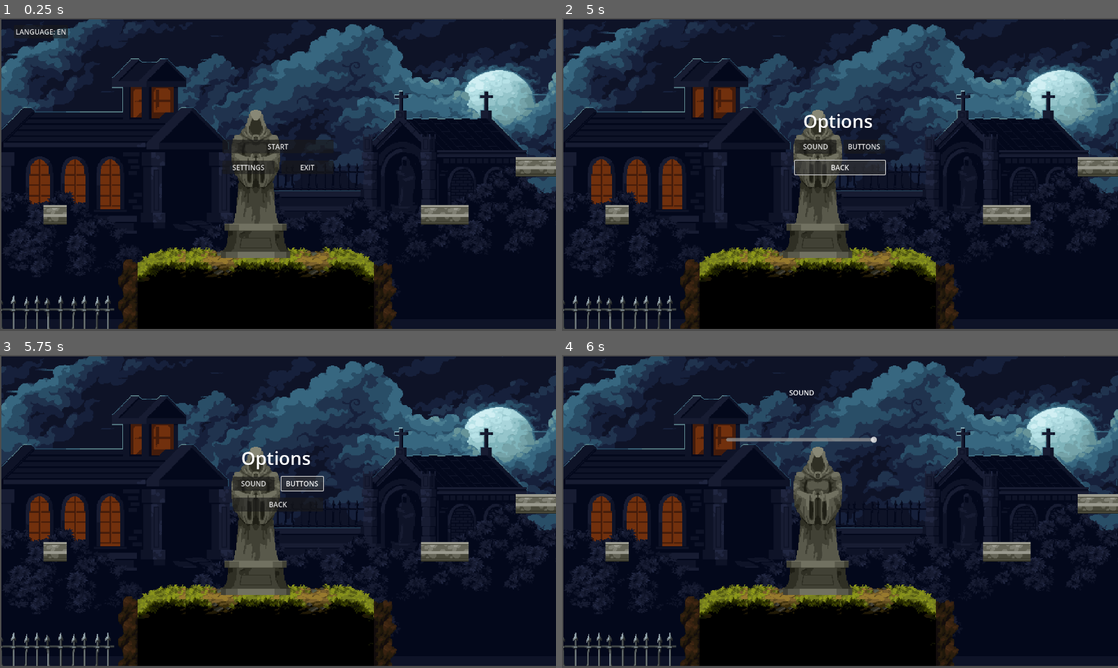
Above: before the commit, frames 1-4 (two rows, left to right).
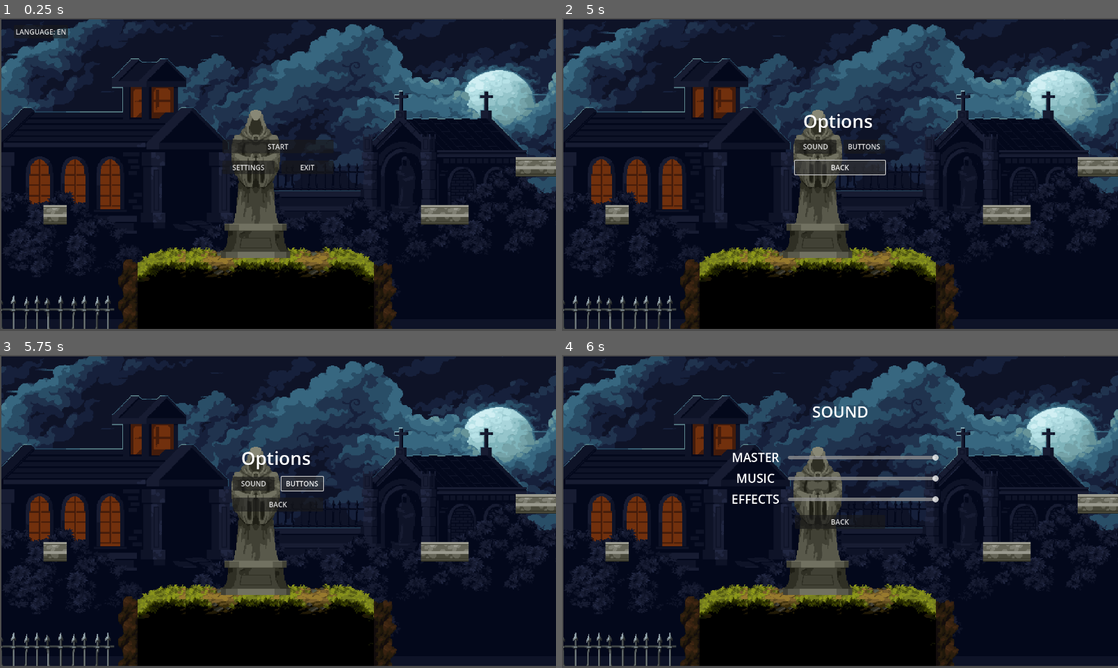
Above: after the commit, the same moments.

Repository: Raphaeldk4/IntoDarkness
Game: Godot game, scene res://scenes/main_menu.tscn
Two runs of this game, one before a commit and one after it. Both use one fixed random seed, a clock stepped at 60 frames per second and the inputs below.
Inputs:
- Up to frame 1 (0.25 s): no input
- Up to frame 2 (5 s): click "LANGUAGE: EN" at 0.5 s; click "LANGUE: FR" at 1.25 s; click "START" at 2 s; click "START" at 2.75 s; click "SETTINGS" at 3.5 s; click "BACK" at 4.25 s
- Up to frame 3 (5.75 s): click "BUTTONS" at 5 s
- Up to frame 4 (6 s): click "SOUND" at 5.75 s

Frames 1-3 are identical in both runs. In frame 4, 2.0% of the frame differs, in the area x 29-68%, y 11-56%.

Commit message:
settings linked

Diff:
--- a/Scripts/main_menu.gd
+++ b/Scripts/main_menu.gd
@@ -11,9 +11,13 @@
 	$HUD/mainMenuHud.get_node("exit").pressed.connect(exitGame)
 	$HUD/mainMenuHud.get_node("language").pressed.connect(changeLanguage)
 
+
 	#connect settings menu buttons
 	$HUD/settings.get_node("sound").pressed.connect(openSound)
 	$HUD/settings.get_node("back").pressed.connect(back)
+
+	#connect sound settings
+	$HUD/sound.get_node("back").pressed.connect(backSound)
 
 
 
@@ -49,3 +53,7 @@
 	else:
 		TranslationServer.set_locale("en")
 		isEnglish = true
+#settings menu settings
+func backSound():
+	$HUD/settings.visible = true
+	$HUD/sound.visible = false
--- a/scenes/sound.tscn
+++ b/scenes/sound.tscn
@@ -5,10 +5,16 @@
 [node name="sound" type="CanvasLayer"]
 
 [node name="sound" type="Label" parent="."]
-offset_left = 523.0
-offset_top = 75.0
-offset_right = 571.0
-offset_bottom = 98.0
+anchors_preset = 5
+anchor_left = 0.5
+anchor_right = 0.5
+offset_left = -54.0
+offset_top = 105.0
+offset_right = 54.0
+offset_bottom = 155.0
+grow_horizontal = 2
+size_flags_horizontal = 4
+theme_override_font_sizes/font_size = 36
 text = "sound"
 
 [node name="Control" type="Control" parent="."]
@@ -20,11 +26,63 @@
 
 [node name="HSlider" type="HSlider" parent="Control"]
 layout_mode = 0
-offset_left = 378.0
-offset_top = 143.0
-offset_right = 726.0
-offset_bottom = 248.0
+offset_left = 520.0
+offset_top = 184.0
+offset_right = 868.0
+offset_bottom = 289.0
 min_value = -30.0
 max_value = 0.0
 
+[node name="music" type="HSlider" parent="Control"]
+offset_left = 520.0
+offset_top = 232.0
+offset_right = 868.0
+offset_bottom = 337.0
+min_value = -30.0
+max_value = 0.0
+
+[node name="effects" type="HSlider" parent="Control"]
+offset_left = 520.0
+offset_top = 280.0
+offset_right = 868.0
+offset_bottom = 385.0
+min_value = -30.0
+max_value = 0.0
+
+[node name="sound2" type="Label" parent="."]
+offset_left = 384.0
+offset_top = 216.0
+offset_right = 507.0
+offset_bottom = 266.0
+theme_override_font_sizes/font_size = 28
+text = "MASTER"
+horizontal_alignment = 1
+
+[node name="back" type="Button" parent="."]
+offset_left = 536.0
+offset_top = 368.0
+offset_right = 744.0
+offset_bottom = 400.0
+text = "back"
+
+[node name="sound3" type="Label" parent="."]
+offset_left = 384.0
+offset_top = 264.0
+offset_right = 507.0
+offset_bottom = 314.0
+theme_override_font_sizes/font_size = 28
+text = "MUSIC"
+horizontal_alignment = 1
+
+[node name="sound4" type="Label" parent="."]
+offset_left = 384.0
+offset_top = 312.0
+offset_right = 507.0
+offset_bottom = 362.0
+theme_override_font_sizes/font_size = 28
+text = "EFFECTS"
+horizontal_alignment = 1
+
 [connection signal="value_changed" from="Control/HSlider" to="Control" method="_on_h_slider_value_changed"]
+[connection signal="value_changed" from="Control/music" to="Control" method="_on_h_slider_value_changed"]
+[connection signal="value_changed" from="Control/effects" to="Control" method="_on_h_slider_value_changed"]
Not shown: 1 places in scenes/game.tscn that only renumber resources
